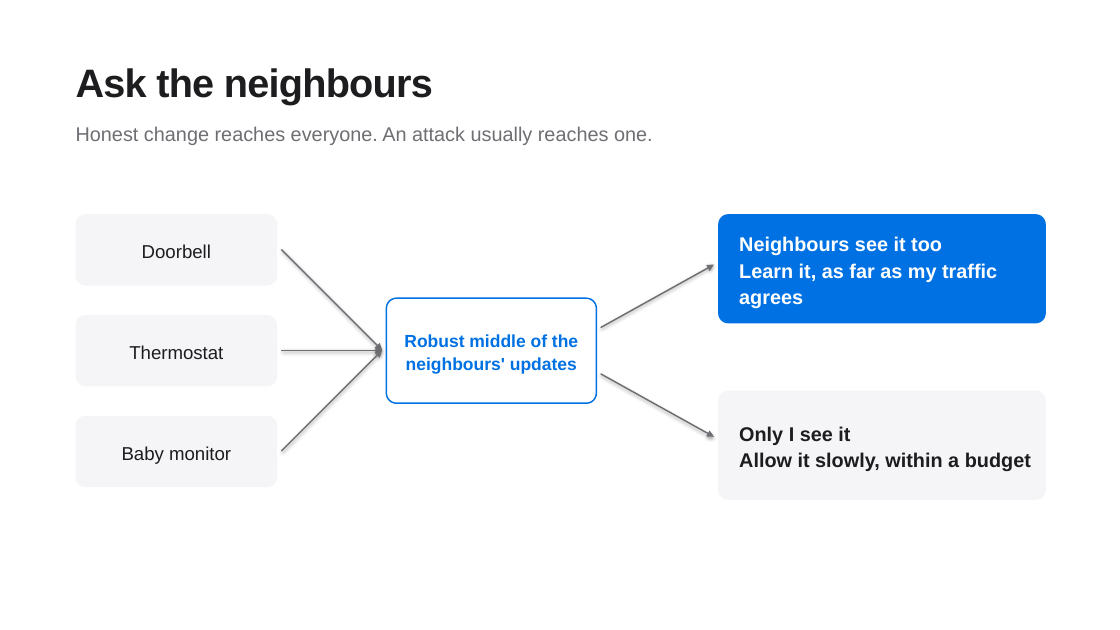
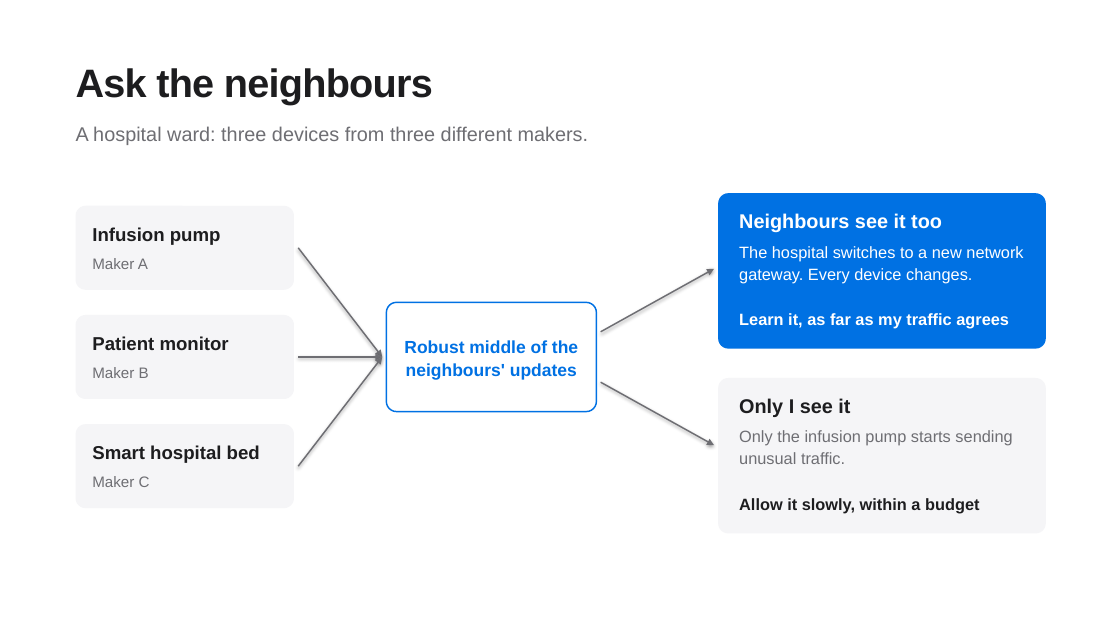
Before and after one commit to IOT-snu/brainstorming, a slide deck: slide 3 of G04_FOA_Final.pptx. Drawn at 1120x630 pixels with LibreOffice and Linux fonts; fonts in the diff are those of the drawing. Boxes give left, top, right and bottom in pixels: in the first picture for what was removed or moved away, otherwise in the second. Text is boxed around its words. In the diff, an @@ line names an element or a change of style, - is before the commit and + after.

Commit message:
Use a hospital ward as the example on the idea slide

```diff
--- a/G04_FOA_Final.pptx
+++ b/G04_FOA_Final.pptx
@@ text at (76, 126, 589, 145): text changed @@
-Honest change reaches everyone. An attack usually reaches one.
+A hospital ward: three devices from three different makers.
@@ rounded rectangle: place and size @@
-rounded rectangle at (76, 214, 277, 286)
+rounded rectangle at (76, 206, 294, 290)
@@ rounded rectangle: place and size @@
-rounded rectangle at (718, 214, 1046, 323)
+rounded rectangle at (718, 193, 1046, 349)
@@ text at (92, 227, 221, 245): text changed; bold on @@
-Doorbell
+Infusion pump
@@ text "Infusion pump" at (92, 227, 221, 245): vertical alignment middle to top @@
@@ text at (739, 236, 942, 256): paragraph removed @@
-Neighbours see it too
@@ text added at (739, 213, 942, 232), 17 pt, text #FFFFFF, bold @@
+Neighbours see it too
@@ text added at (92, 258, 148, 269), 13 pt, text #6E6E73 @@
+Maker A
@@ arrow moved from (281, 250) - (382, 350) to (298, 248) - (382, 357) @@
@@ arrow moved from (601, 328) - (714, 265) to (601, 332) - (714, 269) @@
@@ text added at (739, 246, 1023, 283), 14 pt, text #FFFFFF @@
+The hospital switches to a new network gateway. Every device changes.
@@ rounded rectangle: place and size @@
-rounded rectangle at (76, 315, 277, 386)
+rounded rectangle at (76, 315, 294, 399)
@@ text "Patient monitor" at (92, 336, 229, 350): vertical alignment middle to top @@
@@ rounded rectangle: place and size @@
-rounded rectangle at (386, 298, 597, 403)
+rounded rectangle at (386, 302, 597, 412)
@@ text "Robust middle of the neighbours' ...": place and size @@
-text "Robust middle of the neighbours' ..." at (404, 334, 578, 374)
+text "Robust middle of the neighbours' ..." at (404, 340, 578, 380)
@@ text "Learn it, as far as ...": place and size @@
-text "Learn it, as far as ..." at (739, 236, 997, 309)
+text "Learn it, as far as ..." at (739, 313, 1009, 328)
@@ text "Learn it, as far as ..." at (739, 313, 1009, 328): size 17 to 14 pt; vertical alignment middle to top @@
@@ text at (92, 336, 229, 350): text changed; bold on @@
-Baby monitor
+Patient monitor
@@ text removed at (129, 345, 223, 359) @@
-Thermostat
@@ arrow moved from (281, 451) - (382, 350) to (298, 466) - (382, 357) @@
@@ arrow moved from (281, 350) - (382, 350) to (298, 357) - (382, 357) @@
@@ text added at (92, 367, 149, 378), 13 pt, text #6E6E73 @@
+Maker B
@@ arrow moved from (601, 374) - (714, 437) to (601, 382) - (714, 445) @@
@@ rounded rectangle: place and size @@
-rounded rectangle at (718, 391, 1046, 500)
+rounded rectangle at (718, 378, 1046, 534)
@@ text added at (739, 398, 850, 417), 17 pt, text #1D1D1F, bold @@
+Only I see it
@@ proportions changed in 6 elements at (76, 206, 294, 290), (386, 302, 597, 412), (718, 193, 1046, 349), (718, 378, 1046, 534), (76, 315, 294, 399), (76, 424, 294, 508) @@
@@ rounded rectangle: place and size @@
-rounded rectangle at (76, 416, 277, 487)
+rounded rectangle at (76, 424, 294, 508)
@@ text added at (92, 445, 260, 463), 16 pt, text #1D1D1F, bold @@
+Smart hospital bed
@@ text at (739, 426, 850, 445): paragraph removed @@
-Only I see it
@@ text added at (739, 430, 1012, 464), 14 pt, text #6E6E73 @@
+Only the infusion pump starts sending unusual traffic.
@@ text added at (92, 476, 150, 487), 13 pt, text #6E6E73 @@
+Maker C
@@ text "Allow it slowly, within a ..." at (739, 498, 979, 513): size 17 to 14 pt; vertical alignment middle to top @@
@@ text "Allow it slowly, within a ...": place and size @@
-text "Allow it slowly, within a ..." at (739, 426, 1031, 471)
+text "Allow it slowly, within a ..." at (739, 498, 979, 513)
```
Also in this commit, not shown: 3 other files.
